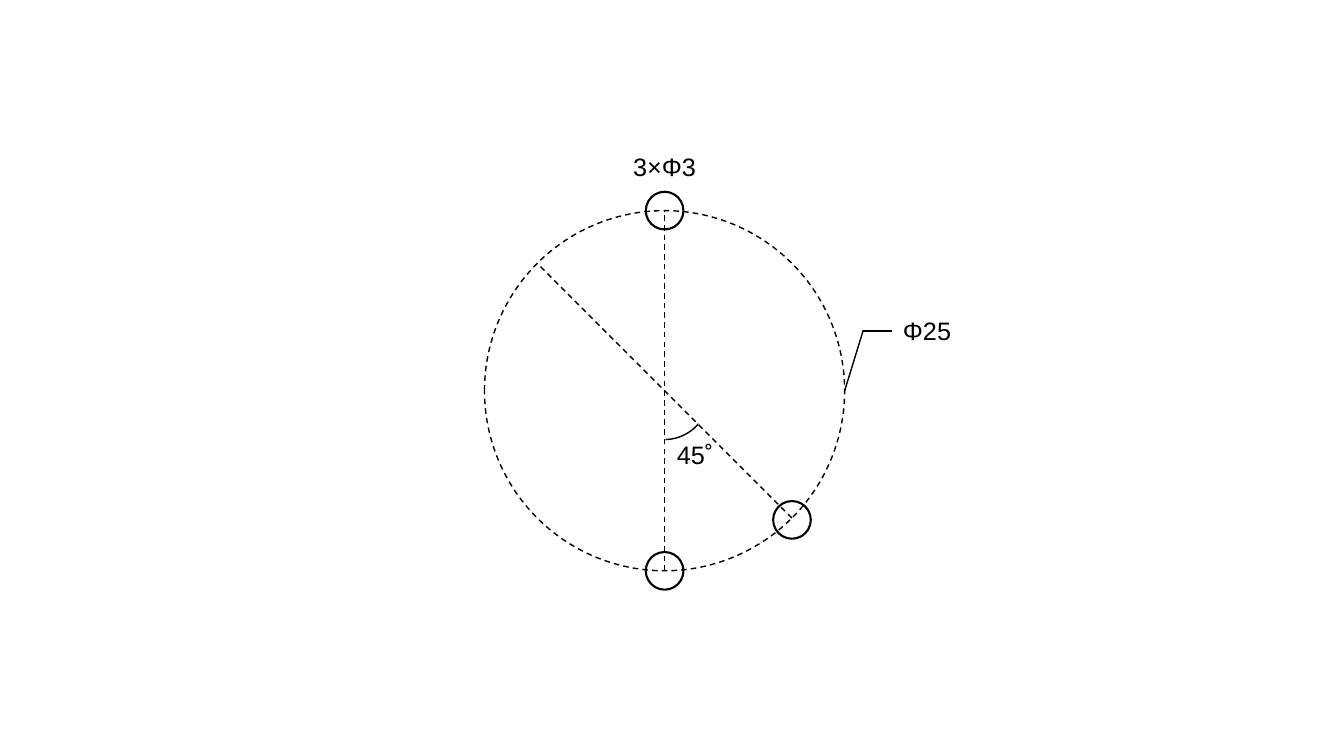
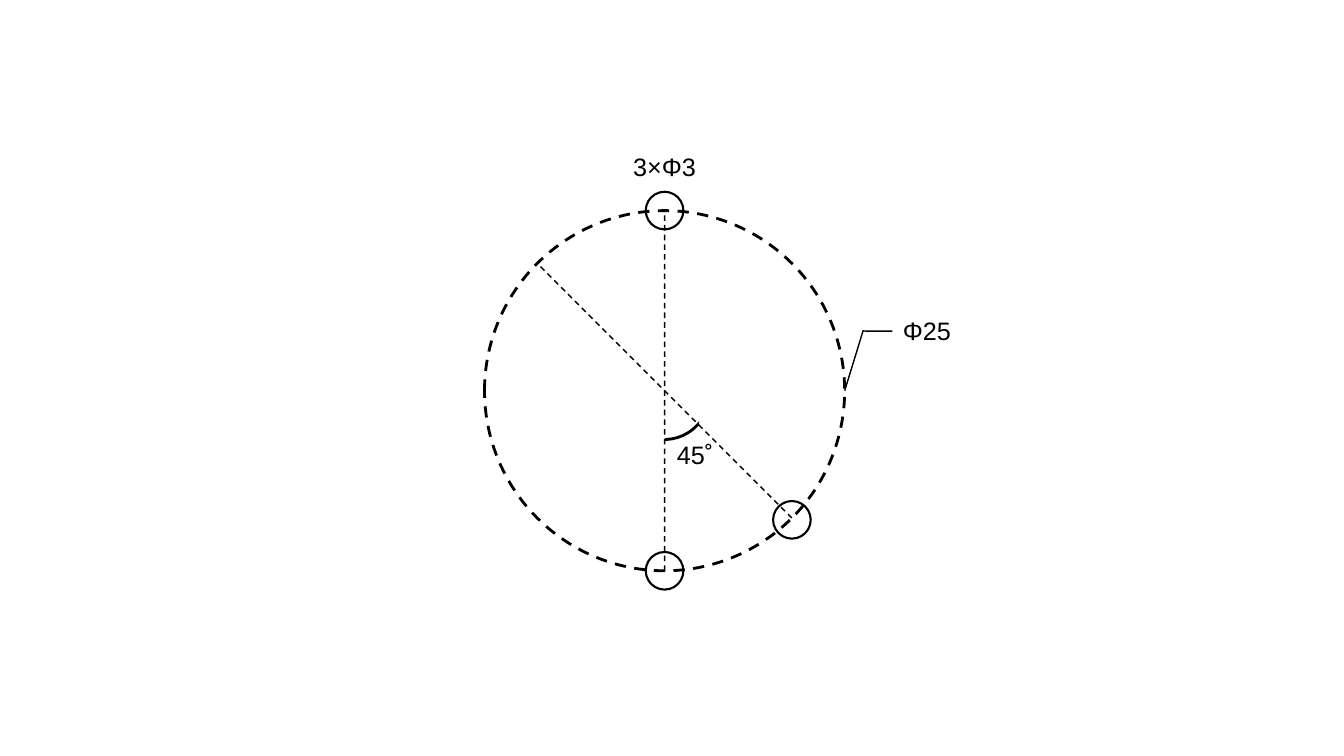
Before and after one commit to dieu-detruit/bachelor-thesis, a slide deck: slide 13 of illustration/illusts.pptx. Drawn at 1344x756 pixels with LibreOffice and Linux fonts; fonts in the diff are those of the drawing. Boxes give left, top, right and bottom in pixels: in the first picture for what was removed or moved away, otherwise in the second. Text is boxed around its words. In the diff, an @@ line names an element or a change of style, - is before the commit and + after.

```diff
--- a/illustration/illusts.pptx
+++ b/illustration/illusts.pptx
@@ ellipse at (485, 211, 845, 571): outline #000000 1 pt dashed to #000000 2 pt dashed @@
@@ line (664, 571) - (664, 211): stroke #000000 1 pt dashed to #000000 0.99 pt dashed @@
@@ line (792, 518) - (537, 263): stroke #000000 1 pt dashed to #000000 0.99 pt dashed @@
@@ line (845, 391) - (863, 330): stroke #000000 1 pt to #000000 0.99 pt @@
```
Also in this commit, not shown: 14 other slides changed, 8 other files.
